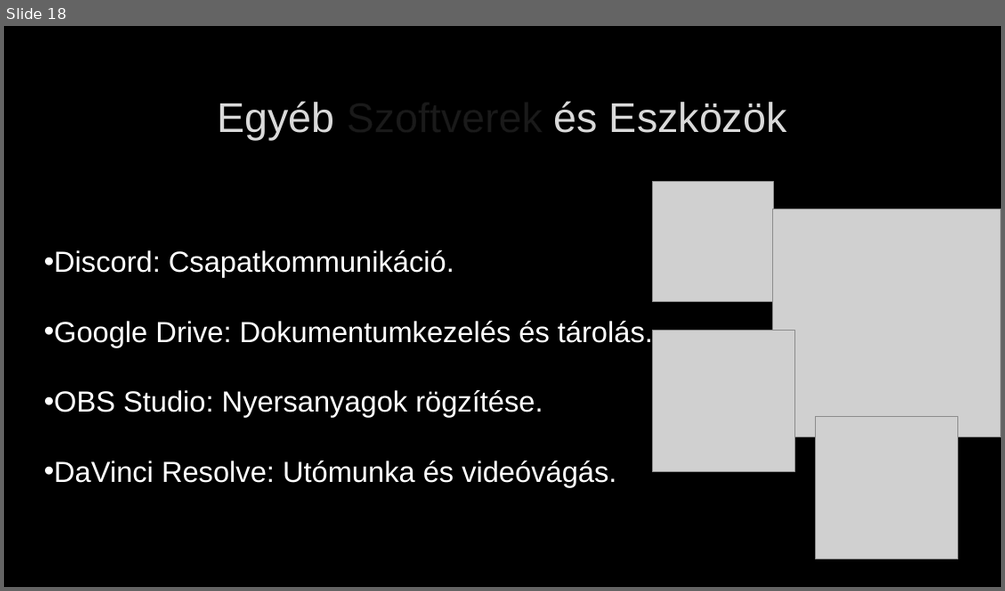
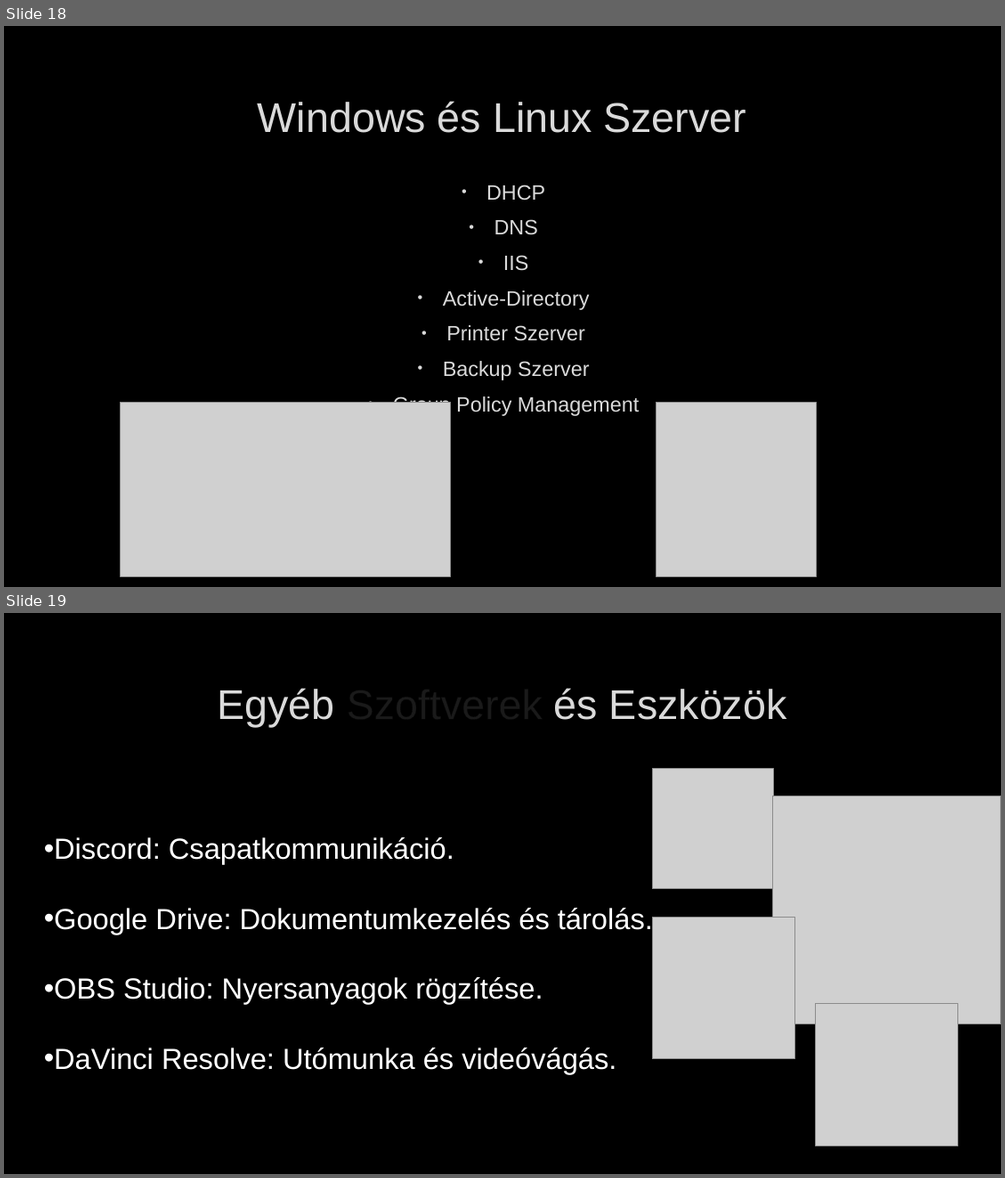
Before and after one commit to marcellnyilas/Vanguard-Network, a slide deck: Prezentáció.pptx. Shown one above the other, each under a label of ours: slide 18 before the commit, slides 18 and 19 after it. The pictures are 1005x591 and 1005x1178 pixels, drawn with LibreOffice and Linux fonts; fonts in the diff are those of the drawing; grey boxes stand for pictures; background and template pictures are left out. Boxes give left, top, right and bottom in pixels: in the first picture for what was removed or moved away, otherwise in the second. Text is boxed around its words. In the diff, an @@ line names an element or a change of style, - is before the commit and + after.

```diff
--- a/Prezentáció.pptx
+++ b/Prezentáció.pptx
@@ slide 18 added at bbox=[4, 26, 1001, 587], background picture (left out) @@
@@ title added at bbox=[258, 101, 747, 133], 40 pt, text #DADADA @@
+Windows és Linux Szerver
@@ text added at bbox=[393, 184, 639, 416], 20 pt, text #DADADA @@
+• DHCP
+• DNS
+• IIS
+• Active-Directory
+• Printer Szerver
+• Backup Szerver
+• Group Policy Management
@@ picture added at bbox=[121, 402, 451, 576] @@
@@ picture added at bbox=[656, 402, 816, 576] @@
@@ what was slide 18 is now slide 19 @@
```
Also in this commit, not shown: 1 other file.
